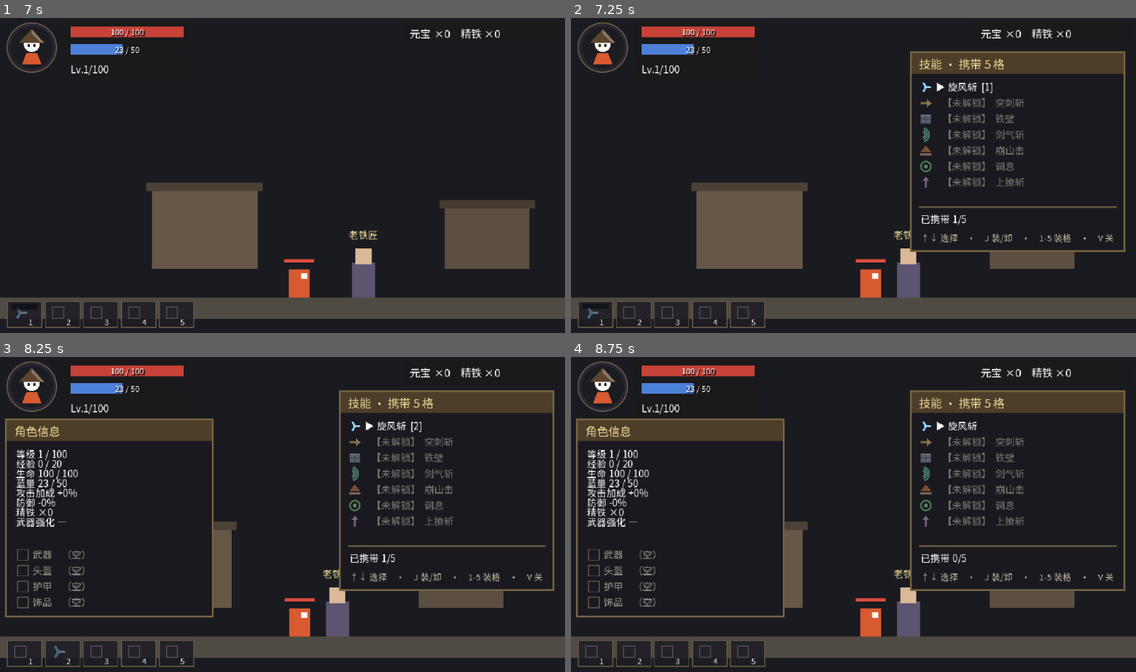
Above: before the commit, frames 1-4 (two rows, left to right).
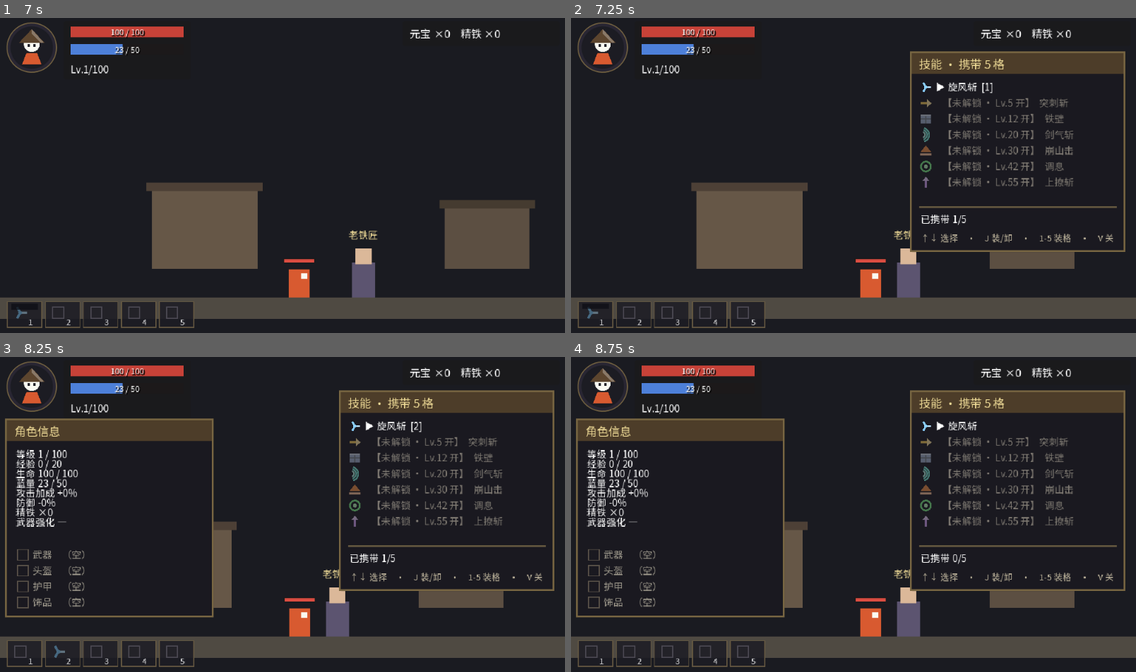
Above: after the commit, the same moments.

Repository: aachean/bailian
Game: Godot game, scene res://scenes/ui/main_menu.tscn
Same seed, same stepped clock (60 frames per second), same inputs: the game is played once before the commit and once after it.
Inputs (mouse positions are in pixels of both pictures, inside the frame that each line leads up to):
- Up to frame 1 (7 s): click "开始游戏" at 0.5 s; click "开始游戏" at 1.25 s; tap Enter (ui_accept) at 2, 3.5, 5 s; move the mouse to (406, 159) at 2.02 s; hold D (move_right) 2.03-2.75 s; hold C (panel) 2.03-2.75 s; click (406, 159) at 2.17 s; tap Space (jump) at 2.27, 5.27 s; drag from (169, 191) to (423, 282) at 2.77 s; move the mouse to (339, 106) at 3.52 s; hold A (move_left) 3.53-4.25 s; hold J (attack) 3.53-4.25 s; tap C (panel) at 3.8 s; drag from (254, 238) to (113, 128) at 4.27 s; move the mouse to (452, 222) at 5.02 s; hold D (move_right) 5.03-5.75 s; hold C (panel) 5.03-5.75 s; tap K (dodge) at 5.1 s; tap L (skill) at 5.65 s; drag from (113, 128) to (418, 282) at 5.77 s; move the mouse to (310, 175) at 6.52 s; hold D (move_right) from 6.53 s (still down); hold C (panel) from 6.53 s (still down); tap Keypad Enter at 6.6 s; click (310, 175) at 6.67 s
- Up to frame 2 (7.25 s): keep holding D (move_right); keep holding C (panel); tap V (skill_panel) at 7.15 s
- Up to frame 3 (8.25 s): release D (move_right) at 7.25 s; release C (panel) at 7.25 s; drag from (197, 432) to (169, 530) at 7.27 s; tap Enter (ui_accept) at 8 s; move the mouse to (406, 498) at 8.02 s; hold A (move_left) from 8.03 s (still down); hold C (panel) from 8.03 s (still down); tap 2 at 8.1 s
- Up to frame 4 (8.75 s): keep holding A (move_left); keep holding C (panel); tap Space (jump) at 8.27 s

Frame 1 is identical in both runs. In frame 2, 1.0% of the frame differs, in the area x 72-89%, y 25-54%; in frame 3, 1.0%; in frame 4, 1.0%.

Commit message:
fix(ui): 技能面板锁定行标明解锁等级 —— 只写「未解锁」玩家只能瞎猜

Diff:
--- a/data/i18n/ui.csv
+++ b/data/i18n/ui.csv
@@ -93,6 +93,7 @@
 UI_SKILL_HINT,"↑↓ 选择　·　J 装/卸　·　1-5 装格　·　V 关","↑↓　J equip　·　1-5 slot　·　V close"
 UI_SKILL_CARRY,"已携带","Carried"
 UI_SKILL_LOCKED,"【未解锁】","[locked]"
+UI_SKILL_LOCKED_AT,"【未解锁 · Lv.%d 开】","[locked · Lv.%d]"
 SKILL_WHIRL,"旋风斩","Whirlwind"
 SKILL_THRUST,"突刺斩","Thrust"
 SKILL_IRONWALL,"铁壁","Iron Wall"
--- a/scripts/ui/hud.gd
+++ b/scripts/ui/hud.gd
@@ -380,8 +380,11 @@
 		var slot_txt := ("[%d]" % (slot + 1)) if slot >= 0 else ""
 		var name := tr(sk.name_key) if sk != null else "?"
 		if not unlocked:
+			# 未解锁要把**条件**说出来（几级能开），不然玩家只能对着灰色瞎猜
 			lbl.text = "%s%s  %s" % [
-				CURSOR_MARK if sel else INDENT, tr("UI_SKILL_LOCKED"), name]
+				CURSOR_MARK if sel else INDENT,
+				I18n.t(&"UI_SKILL_LOCKED_AT", [sk.unlock_level]) if sk != null else tr("UI_SKILL_LOCKED"),
+				name]
 			lbl.modulate = Color(0.5, 0.48, 0.45, 1)
 		else:
 			lbl.text = "%s%s  %s" % [CURSOR_MARK if sel else INDENT, name, slot_txt]
--- a/tests/test_m7.gd
+++ b/tests/test_m7.gd
@@ -546,11 +546,16 @@
 	var carried := _count_carried()
 	var ironwall_locked: bool = not PlayerState.carries(IRONWALL) \
 		and not bool(_player.call("is_skill_unlocked", IRONWALL))
-	_press("skill_panel")
-	await _pframes(3)
-	_release("skill_panel")
-	await _pframes(2)
-	_check("16", "未解锁的技能 J 也装不上（与数字键同一扇门）",
-		carried == 0 and ironwall_locked,
-		"Lv1 对铁壁按 J：携带 %d 件，铁壁在带=%s" % [
-			carried, str(PlayerState.carries(IRONWALL))])
+	# 锁定行必须把**怎么解锁**写出来（几级开），不能只写「未解锁」让玩家瞎猜
+	var shows_level := false
+	for t in (_player.get_node("HUD") as Object).call("panel_texts"):
+		if "Lv.12" in str(t):
+			shows_level = true
+	_press("skill_panel")
+	await _pframes(3)
+	_release("skill_panel")
+	await _pframes(2)
+	_check("16", "未解锁的技能 J 装不上，且行文本标明几级解锁",
+		carried == 0 and ironwall_locked and shows_level,
+		"Lv1 对铁壁按 J：携带 %d 件，铁壁在带=%s，行文本带解锁等级=%s" % [
+			carried, str(PlayerState.carries(IRONWALL)), str(shows_level)])
Binary file changed: data/i18n/ui.en.translation
Binary file changed: data/i18n/ui.zh_CN.translation
